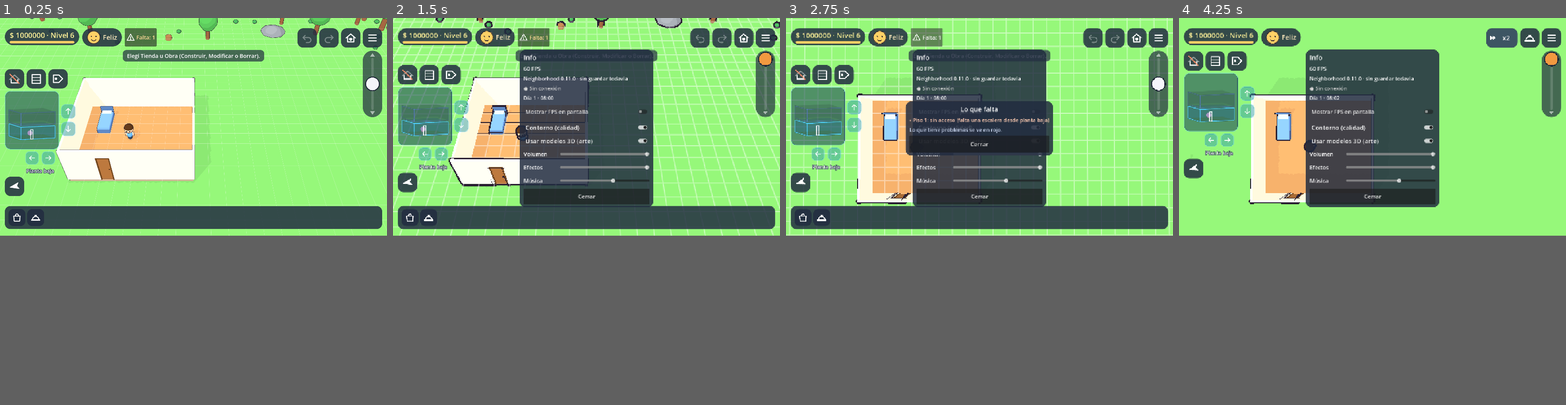
Above: before the commit, frames 1-4 (left to right).
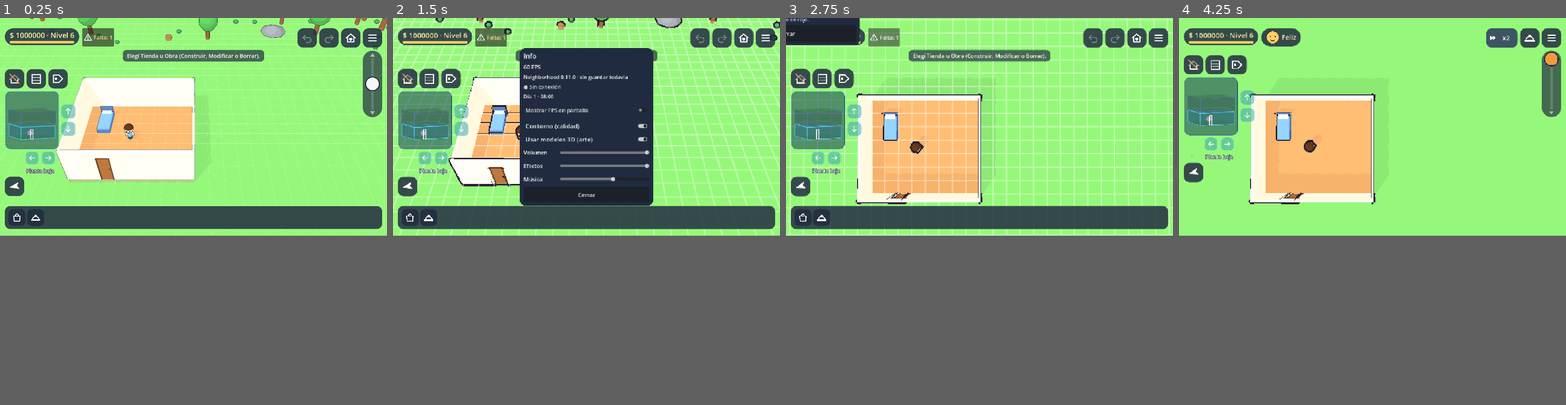
Above: after the commit, the same moments.

Repository: soza0497/Neighborhood
Game: Godot game, scene res://tests/polish3b_demo.tscn
Two runs of this game, one before a commit and one after it. Both use one fixed random seed, a clock stepped at 60 frames per second and the inputs below. This scene is started directly instead of the project's main scene.
Inputs (mouse positions are in pixels of both pictures, inside the frame that each line leads up to):
- Up to frame 1 (0.25 s): no input
- Up to frame 2 (1.5 s): click (756, 37) at 0.5 s; click "Info" at 1.25 s
- Up to frame 3 (2.75 s): click "Falta: 1" at 2 s
- Up to frame 4 (4.25 s): click (1531, 37) at 2.75 s; click "x1" at 3.5 s

The runs differ from the first frame. In frame 1, 0.8% of the frame differs, in the area x 21-41%, y 2-8%; in frame 2, 14%; in frame 3, 19%, in the area x 0-99%, y 0-49%; in frame 4, 16%.

Commit message:
Pulido 5C: menús flotantes opacos y exclusivos, sin empujar la interfaz; sin ánimo al construir
Co-Authored-By: Claude Sonnet 5.5 <noreply@anthropic.com>
Claude-Session: https://claude.ai/code/session_0198fbn7f2uXki4BoeY8MmJ5

Diff:
--- a/tests/polish3b_demo.gd
+++ b/tests/polish3b_demo.gd
@@ -181,7 +181,8 @@
 	await _frames(25)
 	slider.press_at(-1.0)
 	await _frames(500)
-	_check(rig.pitch_degrees >= -8.0 and rig.pitch_degrees <= -5.0, "hacia abajo baja el ángulo hasta casi de frente (%.0f°)" % rig.pitch_degrees)
+	# Pulido 5B: ya no baja hasta casi horizontal; se frena en el mínimo de data/camera.json.
+	_check(is_equal_approx(rig.pitch_degrees, float(rig.config["pitch_min_degrees"])), "hacia abajo baja el ángulo hasta el mínimo permitido (%.0f°)" % rig.pitch_degrees)
 	slider.release_now()
 	await _frames(25)
 	# Con el mouse de verdad: clic en la perilla, arrastrar y soltar.
--- /dev/null
+++ b/tests/polish5c_demo.gd
@@ -0,0 +1,182 @@
+extends Node
+## Demostración del Pulido 5C (menús sin choques y pantalla despejada), con capturas.
+##
+##   godot --path . res://tests/polish5c_demo.tscn
+## Las capturas (p5c_*.png) van a SHOT_DIR (o a user://). Partida local.
+## En la nube/PC sin pantalla: SHOT_DIR=docs/capturas xvfb-run -a -s "-screen 0 2560x2560x24" godot --path . res://tests/polish5c_demo.tscn
+
+var _main: Node3D
+var _hud: CanvasLayer
+var _shot_dir := ""
+var _passed := 0
+var _failed := 0
+var _shots: Array[String] = []
+
+## [ancho, alto de la ventana, área segura en píxeles reales (x, y, w, h)]
+const SIZES := [
+	[1920, 1080, [60, 0, 1800, 1080]],
+	[1080, 2400, [0, 96, 1080, 2244]],
+	[2400, 1080, [96, 0, 2208, 1020]],
+]
+
+
+func _ready() -> void:
+	_shot_dir = OS.get_environment("SHOT_DIR")
+	if _shot_dir == "":
+		_shot_dir = OS.get_user_data_dir()
+	HouseGrid.LOT_SIZE = Vector2i(96, 96)
+	HouseData.blocked_cells = {}
+	Economy.server_mode = false
+	GameState.parcel = {"seed": 424242}
+	Parcel.setup_local({"seed": 424242})
+	_main = preload("res://scenes/main.tscn").instantiate()
+	add_child(_main)
+	Economy.debug_unlock_all()
+	_hud = _main.get_node("HUD")
+	_run.call_deferred()
+
+
+func _run() -> void:
+	_main.set_mode("build")
+	_main._set_level(0)
+	await _frames(10)
+	await _test_menus_float()
+	await _test_exclusive()
+	await _test_mode_interface()
+	print("\nDEMO PULIDO 5C: %d pasaron, %d fallaron · capturas: %s" % [_passed, _failed, ", ".join(_shots)])
+	get_tree().quit(1 if _failed > 0 else 0)
+
+
+func _rects() -> Dictionary:
+	return {
+		"root": _hud.get_node("Root").get_global_rect(),
+		"top": _hud.get_node("Root/Layout/TopRow").get_global_rect(),
+		"bottom": _hud.get_node("%BottomBar").get_global_rect(),
+		"menu_button": _hud.get_node("%MenuButton").get_global_rect(),
+	}
+
+
+## Abrir el ☰ (con la tienda abierta) no mueve ni achica nada, en tres tamaños.
+func _test_menus_float() -> void:
+	print("\n1) El menú ☰ flota: no empuja ni achica la interfaz")
+	var window := get_window()
+	var original := window.size
+	var bar: BuildBar = _hud.get_node("%BottomBar")
+	for entry in SIZES:
+		var size := Vector2i(entry[0], entry[1])
+		var r: Array = entry[2]
+		window.size = size
+		SafeArea.override_screen = size
+		SafeArea.override_rect = Rect2i(r[0], r[1], r[2], r[3])
+		await _frames(6)
+		_hud._fit_to_screen()
+		await _frames(3)
+		var label := "%dx%d" % [size.x, size.y]
+		bar._tool_buttons["shop"].button_pressed = true
+		await _frames(4)
+		var before := _rects()
+		_hud.get_node("%MenuButton").pressed.emit()
+		await _frames(4)
+		var after := _rects()
+		var side: Control = _hud.get_node("%SideMenu")
+		_check(side.visible, "%s: el menú ☰ se abre" % label)
+		for key in before:
+			_check(before[key].is_equal_approx(after[key]), "%s: «%s» no cambió al abrir el ☰ (%s → %s)" % [label, key, str(before[key]), str(after[key])])
+		var view: Vector2 = get_viewport().get_visible_rect().size
+		_check(Rect2(Vector2.ZERO, view).grow(0.5).encloses(side.get_global_rect()), "%s: el ☰ cabe en la pantalla (%s)" % [label, str(side.get_global_rect())])
+		var style: StyleBox = side.get_theme_stylebox("panel")
+		_check(style is StyleBoxFlat and (style as StyleBoxFlat).bg_color.a >= 0.999, "%s: el ☰ es opaco" % label)
+		_check(side.get_parent() == _hud.get_node("Overlay"), "%s: el ☰ vive en la capa libre, no en el contenedor" % label)
+		await _shot("p5c_menu_%s.png" % label)
+		_hud.get_node("%MenuButton").pressed.emit()
+		bar._tool_buttons["shop"].button_pressed = false
+		await _frames(3)
+	SafeArea.override_rect = Rect2i()
+	SafeArea.override_screen = Vector2i.ZERO
+	window.size = original
+	await _frames(4)
+
+
+## Abrir un menú cierra los demás; la barra del ángulo no queda encima.
+func _test_exclusive() -> void:
+	print("\n2) Menús exclusivos")
+	var side: Control = _hud.get_node("%SideMenu")
+	var info: Control = _hud.get_node("%InfoPanel")
+	var slider: Control = _hud.get_node("PitchSlider")
+	await _frames(2)
+	_check(slider.visible, "con todo cerrado se ve la barra del ángulo")
+	_hud.get_node("%MenuButton").pressed.emit()
+	await _frames(3)
+	_check(side.visible and not slider.visible, "con el ☰ abierto la barra del ángulo se esconde")
+	_hud.get_node("%InfoButton").pressed.emit()
+	await _frames(3)
+	_check(info.visible and not side.visible, "abrir Info cierra el ☰")
+	_hud.get_node("%MenuButton").pressed.emit()
+	await _frames(3)
+	_check(side.visible and not info.visible, "abrir el ☰ cierra Info")
+	_hud._open_popup("Prueba")
+	await _frames(3)
+	_check(not side.visible and _hud.get("_popup") != null, "una ventanita cierra el ☰")
+	_hud._close_popup()
+	_hud._close_floating()
+	await _frames(3)
+	_check(slider.visible, "al cerrar todo vuelve la barra del ángulo")
+	# La barra del ángulo no pisa la barra de abajo con la tienda abierta.
+	var bar: BuildBar = _hud.get_node("%BottomBar")
+	bar._tool_buttons["shop"].button_pressed = true
+	await _frames(6)
+	_check(slider.get_global_rect().end.y <= bar.get_global_rect().position.y + 0.5,
+		"la barra del ángulo (%s) termina antes de la barra de abajo (%s)" % [str(slider.get_global_rect()), str(bar.get_global_rect())])
+	await _shot("p5c_tienda_y_angulo.png")
+	bar._tool_buttons["shop"].button_pressed = false
+	await _frames(2)
+
+
+## Al construir se ocultan el ánimo y las necesidades; al vivir vuelven.
+func _test_mode_interface() -> void:
+	print("\n3) Interfaz según lo que se hace")
+	var mood: Control = _hud.get_node("%MoodButton")
+	var money: Control = _hud.get_node("%MoneyLabel")
+	_check(not mood.visible and money.is_visible_in_tree(), "construyendo: sin ánimo, con dinero y nivel")
+	await _shot("p5c_construir.png")
+	_main.set_mode("live")
+	await _frames(6)
+	_check(mood.visible and money.is_visible_in_tree(), "viviendo: se ve el ánimo y el dinero")
+	await _shot("p5c_vivir.png")
+	mood.gui_input.emit(_click())
+	await _frames(3)
+	_check(_hud.get_node("%MoodCard").visible, "la tarjeta del ánimo se abre al vivir")
+	_hud.get_node("%MenuButton").pressed.emit()
+	await _frames(3)
+	_check(not _hud.get_node("%MoodCard").visible and _hud.get_node("%SideMenu").visible, "el ☰ cierra la tarjeta del ánimo")
+	_hud._close_floating()
+	_main.set_mode("build")
+	await _frames(4)
+	_check(not mood.visible, "al volver a construir se esconde otra vez")
+
+
+func _click() -> InputEventMouseButton:
+	var event := InputEventMouseButton.new()
+	event.button_index = MOUSE_BUTTON_LEFT
+	event.pressed = true
+	return event
+
+
+func _check(condition: bool, description: String) -> void:
+	if condition:
+		_passed += 1
+		print("  OK     ", description)
+	else:
+		_failed += 1
+		print("  FALLÓ  ", description)
+
+
+func _shot(file_name: String) -> void:
+	await _frames(4)
+	get_viewport().get_texture().get_image().save_png(_shot_dir.path_join(file_name))
+	_shots.append(file_name)
+
+
+func _frames(count: int) -> void:
+	for i in count:
+		await get_tree().process_frame
--- /dev/null
+++ b/tests/polish5c_demo.tscn
@@ -0,0 +1,6 @@
+[gd_scene format=3]
+
+[ext_resource type="Script" path="res://tests/polish5c_demo.gd" id="1_demo"]
+
+[node name="Polish5cDemo" type="Node"]
+script = ExtResource("1_demo")
--- a/ui/hud.gd
+++ b/ui/hud.gd
@@ -126,6 +126,7 @@
 	_setup_icons()
 	_build_floor_selector()
 	_build_pitch_slider()
+	_build_overlay()  # Pulido 5C: los menús flotan fuera del contenedor (no empujan nada).
 	_build_rooms_button()
 	_build_left_holder()
 	get_viewport().size_changed.connect(_fit_to_screen)
@@ -444,6 +445,87 @@
 	EventBus.rooms_changed.emit()
 
 
+## Pulido 5C: capa libre (no es un contenedor) para los menús que flotan encima de
+## la interfaz: ☰, Info, tarjeta del ánimo, menú de una pieza y ventanitas. Antes
+## vivían dentro de `Root` (un MarginContainer): su tamaño mínimo agrandaba a
+## `Root` y corría las barras de arriba y de abajo. Aquí cada uno tiene sus anclas.
+var _overlay: Control
+
+
+func _build_overlay() -> void:
+	_overlay = Control.new()
+	_overlay.name = "Overlay"
+	_overlay.mouse_filter = Control.MOUSE_FILTER_IGNORE
+	_overlay.set_anchors_preset(Control.PRESET_FULL_RECT)
+	add_child(_overlay)
+	# Los menús son opacos (sin ver los botones de atrás).
+	for menu in [_side_menu, _info_panel, _action_menu, _mood_card.get_child(0)]:
+		var style := menu.get_theme_stylebox("panel").duplicate() as StyleBoxFlat
+		if style != null:
+			style.bg_color.a = 1.0
+			menu.add_theme_stylebox_override("panel", style)
+	_float_control(_side_menu, 1.0, 0.5)
+	_float_control(_info_panel, 0.5, 0.5)
+	_float_control(_action_menu, 0.5, 0.5)
+	_float_control(_mood_card, 0.0, 0.0)
+	# La barra del ángulo se acomoda sobre la fila de acciones / barra de abajo cuando cambian.
+	for bar in [_bottom_bar, _action_row]:
+		bar.resized.connect(_fit_to_screen.call_deferred)
+		bar.visibility_changed.connect(_fit_to_screen.call_deferred)
+
+
+## Saca un nodo de `Root` y lo ancla a un punto de la pantalla (0..1 en cada eje).
+## Su tamaño sale de su tamaño mínimo y crece hacia adentro de la pantalla.
+func _float_control(control: Control, anchor_x: float, anchor_y: float) -> void:
+	control.reparent(_overlay, false)
+	control.anchor_left = anchor_x
+	control.anchor_right = anchor_x
+	control.anchor_top = anchor_y
+	control.anchor_bottom = anchor_y
+	control.grow_horizontal = Control.GROW_DIRECTION_BEGIN if anchor_x >= 1.0 \
+		else (Control.GROW_DIRECTION_BOTH if anchor_x > 0.0 else Control.GROW_DIRECTION_END)
+	control.grow_vertical = Control.GROW_DIRECTION_BEGIN if anchor_y >= 1.0 \
+		else (Control.GROW_DIRECTION_BOTH if anchor_y > 0.0 else Control.GROW_DIRECTION_END)
+	control.offset_left = 0.0
+	control.offset_right = 0.0
+	control.offset_top = 0.0
+	control.offset_bottom = 0.0
+
+
+## Deja cada menú flotante a su distancia del borde (área segura incluida).
+func _place_floating(margins: Vector4) -> void:
+	if _overlay == null:
+		return
+	_side_menu.offset_left = -margins.z
+	_side_menu.offset_right = -margins.z
+	_mood_card.offset_left = margins.x
+	_mood_card.offset_right = margins.x
+	_mood_card.offset_top = margins.y
+	_mood_card.offset_bottom = margins.y
+
+
+## ¿Hay algún menú abierto? (la barra del ángulo se esconde para no quedar encima)
+func _any_menu_open() -> bool:
+	return _side_menu.visible or _action_menu.visible or _mood_card.visible or _info_panel.visible \
+		or (_popup != null and is_instance_valid(_popup))
+
+
+## Pulido 5C: menús exclusivos. Abrir uno cierra los demás (menos `keep`).
+func _close_floating(keep: Control = null) -> void:
+	if _side_menu != keep:
+		_side_menu.hide()
+	if _action_menu != keep:
+		_action_menu.hide()
+	if _info_panel != keep:
+		_info_panel.hide()
+	if _mood_card != keep:
+		_mood_card.hide()
+	if keep != _side_menu and keep != _mood_card:
+		_card_overlay.hide()
+	if keep != _popup:
+		_close_popup()
+
+
 ## Barra del ángulo de la cámara (Pulido 3B): costado derecho, debajo del menú.
 ## Reemplaza al botón de antes (que pasaba de a saltos por 5 ángulos).
 func _build_pitch_slider() -> void:
@@ -490,10 +572,16 @@
 		var factor := clampf(available / maxf(1.0, need.y), 0.45, 1.0)
 		column.scale = Vector2(factor, factor)
 		column.position = Vector2(0.0, maxf(0.0, (available - need.y * factor) / 2.0))
+	_place_floating(margins)
 	# Barra del ángulo: costado derecho, debajo del menú hamburguesa.
 	if _pitch_slider != null:
 		var menu_bottom := margins.y + float(Icons.BUTTON_SIZE) + 10.0
-		var height := clampf(view.y - menu_bottom - margins.w - 150.0, 120.0, PitchSlider.TRACK_HEIGHT)
+		# Pulido 5C: termina antes de la fila de acciones o de la barra de abajo (la que esté más arriba).
+		var floor_y := view.y - margins.w - 150.0
+		for bar in [_bottom_bar, _action_row]:
+			if bar.is_visible_in_tree() and bar.size.y > 0.0:
+				floor_y = minf(floor_y, bar.get_global_rect().position.y - 10.0)
+		var height := clampf(floor_y - menu_bottom, 90.0, PitchSlider.TRACK_HEIGHT)
 		_pitch_slider.position = Vector2(view.x - margins.z - PitchSlider.TRACK_WIDTH, menu_bottom)
 		_pitch_slider.size = Vector2(PitchSlider.TRACK_WIDTH, height)
 
@@ -526,6 +614,8 @@
 	# Pulido 3B: con la perilla del ángulo desviada, la cámara sube o baja.
 	if _pitch_slider != null and absf(_pitch_slider.value) > 0.05:
 		EventBus.camera_pitch_step_requested.emit(_pitch_slider.value * PITCH_RATE * delta)
+	if _pitch_slider != null:
+		_pitch_slider.visible = not _any_menu_open()
 	var fps_text := "%d FPS" % Engine.get_frames_per_second()
 	if _fps_label.visible:
 		_fps_label.text = fps_text
@@ -555,6 +645,7 @@
 	if _mood_card.visible:
 		_close_cards()
 		return
+	_close_floating(_mood_card)
 	_fill_mood_card()
 	_mood_card.show()
 	_card_overlay.show()
@@ -579,7 +670,7 @@
 	if _side_menu.visible:
 		_close_side_menu()
 		return
-	_close_cards()
+	_close_floating(_side_menu)
 	_side_menu.show()
 	_card_overlay.show()
 
@@ -660,6 +751,7 @@
 		button.add_theme_font_size_override("font_size", 20)
 		button.pressed.connect(_on_menu_action.bind(level, key, action["id"]))
 		_menu_buttons.add_child(button)
+	_close_floating(_action_menu)
 	_action_menu.show()
 
 
@@ -715,6 +807,7 @@
 
 
 func _open_info() -> void:
+	_close_floating(_info_panel)
 	_close_side_menu()
 	_update_info()
 	_update_partner_label()
@@ -762,6 +855,9 @@
 	var building := mode == "build"
 	Icons.setup(_mode_button, "live" if building else "helmet", "Vivir" if building else "Construir")
 	_bottom_bar.visible = building
+	# Pulido 5C: al construir se ocultan el ánimo y las necesidades (quedan el dinero y el nivel).
+	_mood_button.visible = not building
+	_close_cards()
 	_undo_button.visible = building
 	_redo_button.visible = building
 	_speed_button.visible = not building
@@ -879,7 +975,7 @@
 ## Un panel chico en el medio, armado por código (menú de una pieza o lista
 ## de "lo que falta"). Tocar "Cerrar" lo saca.
 func _open_popup(title: String) -> VBoxContainer:
-	_close_popup()
+	_close_floating()
 	_popup = PanelContainer.new()
 	_popup.add_theme_stylebox_override("panel", _mood_card.get_child(0).get_theme_stylebox("panel"))
 	_popup.size_flags_horizontal = Control.SIZE_SHRINK_CENTER
@@ -892,7 +988,11 @@
 	label.add_theme_font_size_override("font_size", 22)
 	label.horizontal_alignment = HORIZONTAL_ALIGNMENT_CENTER
 	rows.add_child(label)
-	$Root.add_child(_popup)
+	# Pulido 5C: flota en el centro de la capa libre (no en el contenedor de la interfaz).
+	_overlay.add_child(_popup)
+	_popup.set_anchors_preset(Control.PRESET_CENTER)
+	_popup.grow_horizontal = Control.GROW_DIRECTION_BOTH
+	_popup.grow_vertical = Control.GROW_DIRECTION_BOTH
 	return rows
 
 
